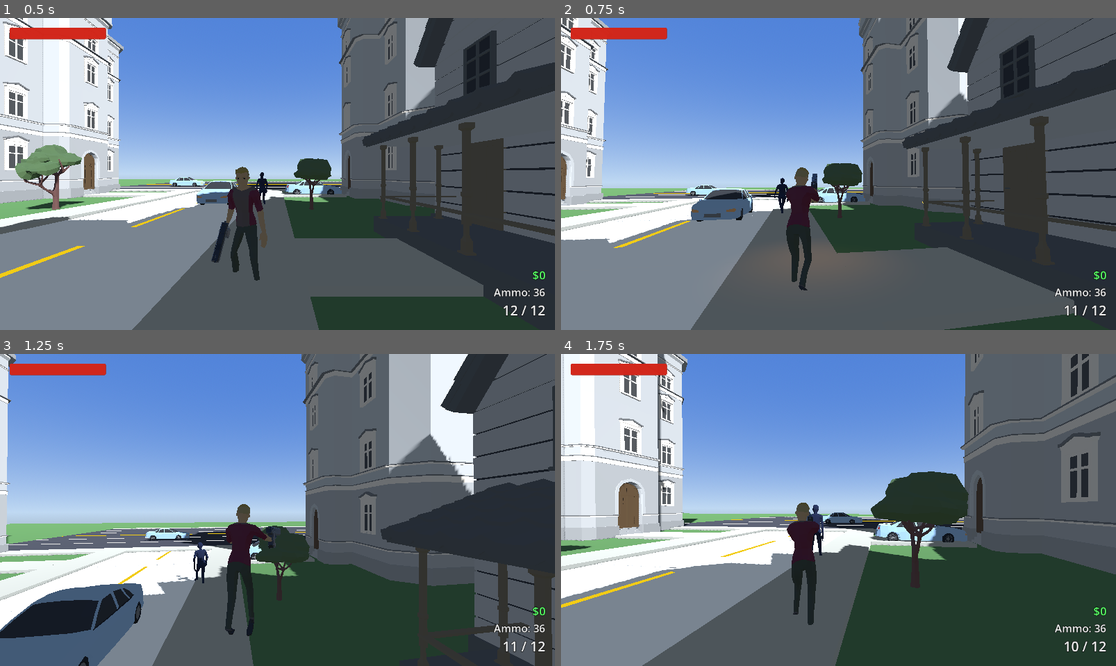
Above: before the commit, frames 1-4 (two rows, left to right).
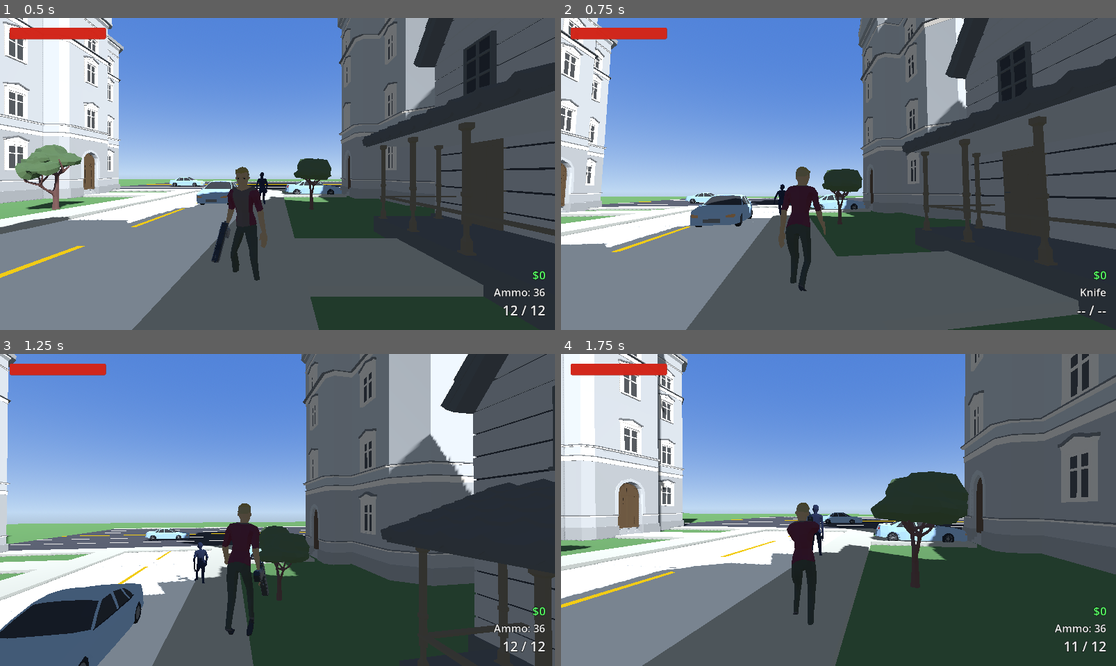
Above: after the commit, the same moments.

Repository: xena3222121/GTACloneAJFORK
Game: Godot game, scene res://scenes/World.tscn
The game is run twice, just before and just after one commit, with the same random seed, the same clock (stepped at 60 frames per second) and the same inputs.
Inputs (mouse positions are in pixels of both pictures, inside the frame that each line leads up to):
- Up to frame 1 (0.5 s): no input
- Up to frame 2 (0.75 s): tap Enter at 0.5 s; move the mouse to (866, 174) at 0.52 s; hold W from 0.53 s (still down); tap 1 at 0.6 s; click (866, 174) at 0.67 s
- Up to frame 3 (1.25 s): keep holding W; tap Space at 0.77 s; tap 2 at 0.8 s
- Up to frame 4 (1.75 s): keep holding W; move the mouse to (810, 510) at 1.27 s; tap 2 at 1.35 s; click (810, 510) at 1.42 s; tap Space at 1.52 s; tap 3 at 1.55 s

Frame 1 is identical in both runs. In frame 2, 12% of the frame differs, in the area x 0-100%, y 0-100%; in frame 3, 0.7%; in frame 4, less than 0.1%.

Commit message:
Add a 4-slot weapon system: knife, pistol, shotgun, Mac-10
- Weapon slots on keys 1-4: knife (melee, no ammo), pistol (already
  owned), shotgun and Mac-10 (world pickups, auto-equip + load the mag
  on first pickup so it's ready to fire immediately)
- Each weapon has its own ammo pool; switching weapons doesn't touch
  the others' ammo
- Shotgun fires a multi-pellet spread; Mac-10 is full-auto (fires
  while held, not just on click) with a high mag size/fire rate
- Shotgun/Mac-10 reuse the pistol's viewmodel (no separate weapon
  assets exist) but get their own color tint when equipped
- Also fixed a real pre-existing bug found while placing the new
  pickups: World.tscn had two Player and two Car nodes both
  instanced at the same transform (already present in Tim's original
  commit, not something I introduced) - removed the duplicate

Diff:
--- /dev/null
+++ b/scenes/Mac10Pickup.tscn
@@ -0,0 +1,28 @@
+[gd_scene load_steps=5 format=3]
+
+[ext_resource type="Script" path="res://scripts/weapon_pickup.gd" id="1"]
+
+[sub_resource type="StandardMaterial3D" id="StandardMaterial3D_mac10"]
+shading_mode = 0
+albedo_color = Color(0.12, 0.12, 0.14, 1)
+emission_enabled = true
+emission = Color(0.3, 0.6, 1, 1)
+emission_energy_multiplier = 1.2
+
+[sub_resource type="BoxMesh" id="BoxMesh_mac10"]
+material = SubResource("StandardMaterial3D_mac10")
+size = Vector3(0.4, 0.16, 0.14)
+
+[sub_resource type="SphereShape3D" id="SphereShape3D_mac10"]
+radius = 0.5
+
+[node name="Mac10Pickup" type="Area3D"]
+script = ExtResource("1")
+weapon = "mac10"
+amount = 60
+
+[node name="CollisionShape3D" type="CollisionShape3D" parent="."]
+shape = SubResource("SphereShape3D_mac10")
+
+[node name="Mesh" type="MeshInstance3D" parent="."]
+mesh = SubResource("BoxMesh_mac10")
--- /dev/null
+++ b/scenes/ShotgunPickup.tscn
@@ -0,0 +1,28 @@
+[gd_scene load_steps=5 format=3]
+
+[ext_resource type="Script" path="res://scripts/weapon_pickup.gd" id="1"]
+
+[sub_resource type="StandardMaterial3D" id="StandardMaterial3D_shotgun"]
+shading_mode = 0
+albedo_color = Color(0.15, 0.13, 0.1, 1)
+emission_enabled = true
+emission = Color(1, 0.55, 0.2, 1)
+emission_energy_multiplier = 1.2
+
+[sub_resource type="BoxMesh" id="BoxMesh_shotgun"]
+material = SubResource("StandardMaterial3D_shotgun")
+size = Vector3(0.55, 0.16, 0.22)
+
+[sub_resource type="SphereShape3D" id="SphereShape3D_shotgun"]
+radius = 0.5
+
+[node name="ShotgunPickup" type="Area3D"]
+script = ExtResource("1")
+weapon = "shotgun"
+amount = 16
+
+[node name="CollisionShape3D" type="CollisionShape3D" parent="."]
+shape = SubResource("SphereShape3D_shotgun")
+
+[node name="Mesh" type="MeshInstance3D" parent="."]
+mesh = SubResource("BoxMesh_shotgun")
--- a/scenes/World.tscn
+++ b/scenes/World.tscn
@@ -19,6 +19,8 @@
 [ext_resource type="PackedScene" path="res://scenes/TreeCommon2.tscn" id="20"]
 [ext_resource type="PackedScene" path="res://scenes/TreeCommon3.tscn" id="21"]
 [ext_resource type="PackedScene" path="res://scenes/Police.tscn" id="22"]
+[ext_resource type="PackedScene" path="res://scenes/ShotgunPickup.tscn" id="23"]
+[ext_resource type="PackedScene" path="res://scenes/Mac10Pickup.tscn" id="24"]
 
 [sub_resource type="ProceduralSkyMaterial" id="ProceduralSkyMaterial_1"]
 sky_top_color = Color(0.3, 0.5, 0.85, 1)
@@ -1129,13 +1131,6 @@
 [node name="NPC9" parent="NPCsB" instance=ExtResource("7")]
 transform = Transform3D(1, 0, 0, 0, 1, 0, 0, 0, 1, 60, 0.1, 37)
 
-[node name="Player" parent="." instance=ExtResource("1")]
-transform = Transform3D(1, 0, 0, 0, 1, 0, 0, 0, 1, 3.9, 1, -27)
-
-[node name="Car" parent="." instance=ExtResource("2")]
-transform = Transform3D(1, 0, 0, 0, 1, 0, 0, 0, 1, 0, 0.1, -24)
-
-
 [node name="Police" type="Node3D" parent="."]
 
 [node name="Police1" parent="Police" instance=ExtResource("22")]
@@ -1150,6 +1145,12 @@
 [node name="Police4" parent="Police" instance=ExtResource("22")]
 transform = Transform3D(1, 0, 0, 0, 1, 0, 0, 0, 1, 20, 0.1, 46)
 
+[node name="ShotgunPickup" parent="." instance=ExtResource("23")]
+transform = Transform3D(1, 0, 0, 0, 1, 0, 0, 0, 1, 2, 0.4, -20)
+
+[node name="Mac10Pickup" parent="." instance=ExtResource("24")]
+transform = Transform3D(1, 0, 0, 0, 1, 0, 0, 0, 1, -2, 0.4, -20)
+
 [node name="Player" parent="." unique_id=821898990 instance=ExtResource("1")]
 transform = Transform3D(1, 0, 0, 0, 1, 0, 0, 0, 1, 3.9, 1, -27)
 
--- a/scripts/player.gd
+++ b/scripts/player.gd
@@ -1,12 +1,14 @@
 extends CharacterBody3D
+
+enum Weapon { KNIFE, PISTOL, SHOTGUN, MAC10 }
 
 const WALK_SPEED := 5.0
 const SPRINT_SPEED := 8.5
 const JUMP_VELOCITY := 5.5
 const MOUSE_SENSITIVITY := 0.003
-const GUN_DAMAGE := 25.0
+const PISTOL_DAMAGE := 25.0
 const INTERACT_RANGE := 3.0
-const FIRE_COOLDOWN := 0.12
+const PISTOL_FIRE_COOLDOWN := 0.12
 const MUZZLE_FLASH_TIME := 0.08
 const MAX_HEALTH := 100.0
 # Verified by rendering a sweep of values, not assumed: the SpringArm3D
@@ -36,10 +38,34 @@
 # look wrong (pointing sideways/up) whenever those animations were active.
 const PISTOL_ANIMS := ["Pistol_Idle", "Pistol_Shoot", "Pistol_Reload", "Pistol_Aim_Neutral", "Idle", "Walk"]
 
-const MAG_SIZE := 12
+const PISTOL_MAG_SIZE := 12
 const STARTING_RESERVE_AMMO := 36
-const RELOAD_TIME := 1.6
+const PISTOL_RELOAD_TIME := 1.6
 const RECOIL_KICK := 0.05
+
+const MELEE_RANGE := 2.2
+const MELEE_DAMAGE := 35.0
+const MELEE_COOLDOWN := 0.6
+const MELEE_RECOIL_KICK := 0.12
+
+# The shotgun and Mac-10 both reuse the pistol's viewmodel and animations
+# (there's no separate weapon model in the project's assets) - each is given
+# a different tint on pickup as the only visual differentiator, and is
+# differentiated for real by its fire behavior/ammo pool instead.
+const SHOTGUN_PELLET_DAMAGE := 9.0
+const SHOTGUN_PELLET_COUNT := 8
+const SHOTGUN_SPREAD_DEGREES := 6.0
+const SHOTGUN_FIRE_COOLDOWN := 0.9
+const SHOTGUN_MAG_SIZE := 6
+const SHOTGUN_RELOAD_TIME := 2.2
+const SHOTGUN_PICKUP_AMMO := 16
+
+const MAC10_DAMAGE := 14.0
+const MAC10_FIRE_COOLDOWN := 0.08
+const MAC10_MAG_SIZE := 30
+const MAC10_RELOAD_TIME := 1.8
+const MAC10_PICKUP_AMMO := 60
+
 const RECOIL_RECOVERY := 9.0
 const TURN_SPEED := 12.0
 const AIM_TURN_SPEED := 20.0
@@ -119,8 +145,15 @@
 var dead := false
 var death_cam_zooming := false
 var recoil_pitch := 0.0
-var ammo_in_mag := MAG_SIZE
-var reserve_ammo := STARTING_RESERVE_AMMO
+var current_weapon: int = Weapon.PISTOL
+var has_shotgun := false
+var has_mac10 := false
+var pistol_ammo_in_mag := PISTOL_MAG_SIZE
+var pistol_reserve_ammo := STARTING_RESERVE_AMMO
+var shotgun_ammo_in_mag := 0
+var shotgun_reserve_ammo := 0
+var mac10_ammo_in_mag := 0
+var mac10_reserve_ammo := 0
 var money := 0
 var reload_timer := 0.0
 var loco_blend := 0.0
@@ -311,11 +344,7 @@
 		if Input.mouse_mode != Input.MOUSE_MODE_CAPTURED:
 			Input.mouse_mode = Input.MOUSE_MODE_CAPTURED
 		elif not driving and fire_cooldown <= 0.0 and reload_timer <= 0.0:
-			if ammo_in_mag > 0:
-				shoot()
-				fire_cooldown = FIRE_COOLDOWN
-			else:
-				_play_empty_click()
+			_try_fire()
 
 	if event is InputEventMouseButton and event.button_index == MOUSE_BUTTON_RIGHT:
 		aiming = event.pressed and not driving and Input.mouse_mode == Input.MOUSE_MODE_CAPTURED
@@ -324,6 +353,19 @@
 	if event is InputEventKey and event.pressed and event.keycode == KEY_R:
 		if not driving:
 			reload()
+
+	if event is InputEventKey and event.pressed and event.keycode == KEY_1:
+		if not driving:
+			switch_weapon(Weapon.KNIFE)
+	if event is InputEventKey and event.pressed and event.keycode == KEY_2:
+		if not driving:
+			switch_weapon(Weapon.PISTOL)
+	if event is InputEventKey and event.pressed and event.keycode == KEY_3:
+		if not driving:
+			switch_weapon(Weapon.SHOTGUN)
+	if event is InputEventKey and event.pressed and event.keycode == KEY_4:
+		if not driving:
+			switch_weapon(Weapon.MAC10)
 
 	if event is InputEventKey and event.pressed and event.keycode == KEY_E:
 		if driving:
@@ -349,6 +391,13 @@
 		global_position = driving.driver_seat.global_position
 		velocity = Vector3.ZERO
 		return
+
+	# Mac-10 is full-auto: keeps firing while held, unlike the click-to-fire
+	# pistol/shotgun/knife (handled in _unhandled_input on the press event).
+	if current_weapon == Weapon.MAC10 and Input.mouse_mode == Input.MOUSE_MODE_CAPTURED \
+			and Input.is_mouse_button_pressed(MOUSE_BUTTON_LEFT) \
+			and fire_cooldown <= 0.0 and reload_timer <= 0.0:
+		_try_fire()
 
 	if not is_on_floor():
 		velocity.y -= gravity * delta
@@ -401,11 +450,129 @@
 
 	move_and_slide()
 
+func _mag_size() -> int:
+	match current_weapon:
+		Weapon.SHOTGUN: return SHOTGUN_MAG_SIZE
+		Weapon.MAC10: return MAC10_MAG_SIZE
+		_: return PISTOL_MAG_SIZE
+
+func _fire_cooldown_time() -> float:
+	match current_weapon:
+		Weapon.SHOTGUN: return SHOTGUN_FIRE_COOLDOWN
+		Weapon.MAC10: return MAC10_FIRE_COOLDOWN
+		_: return PISTOL_FIRE_COOLDOWN
+
+func _reload_time_for_current() -> float:
+	match current_weapon:
+		Weapon.SHOTGUN: return SHOTGUN_RELOAD_TIME
+		Weapon.MAC10: return MAC10_RELOAD_TIME
+		_: return PISTOL_RELOAD_TIME
+
+func _current_ammo_in_mag() -> int:
+	match current_weapon:
+		Weapon.SHOTGUN: return shotgun_ammo_in_mag
+		Weapon.MAC10: return mac10_ammo_in_mag
+		_: return pistol_ammo_in_mag
+
+func _set_current_ammo_in_mag(value: int) -> void:
+	match current_weapon:
+		Weapon.SHOTGUN: shotgun_ammo_in_mag = value
+		Weapon.MAC10: mac10_ammo_in_mag = value
+		_: pistol_ammo_in_mag = value
+
+func _current_reserve_ammo() -> int:
+	match current_weapon:
+		Weapon.SHOTGUN: return shotgun_reserve_ammo
+		Weapon.MAC10: return mac10_reserve_ammo
+		_: return pistol_reserve_ammo
+
+func _set_current_reserve_ammo(value: int) -> void:
+	match current_weapon:
+		Weapon.SHOTGUN: shotgun_reserve_ammo = value
+		Weapon.MAC10: mac10_reserve_ammo = value
+		_: pistol_reserve_ammo = value
+
+func _has_weapon(weapon: int) -> bool:
+	match weapon:
+		Weapon.SHOTGUN: return has_shotgun
+		Weapon.MAC10: return has_mac10
+		_: return true
+
+func switch_weapon(weapon: int) -> void:
+	if weapon == current_weapon or not _has_weapon(weapon):
+		return
+	if reload_timer > 0.0:
+		return
+	current_weapon = weapon
+	var tint = null
+	match weapon:
+		Weapon.SHOTGUN: tint = Color(0.55, 0.4, 0.15)
+		Weapon.MAC10: tint = Color(0.15, 0.15, 0.18)
+	_tint_gun_viewmodel(tint)
+	gun_viewmodel.visible = weapon != Weapon.KNIFE
+	_update_ammo_label()
+	_update_reserve_ammo_label()
+
+func _tint_gun_viewmodel(color) -> void:
+	var meshes: Array = gun_viewmodel.find_children("*", "MeshInstance3D", true, false)
+	for m in meshes:
+		var mesh_inst: MeshInstance3D = m
+		if not mesh_inst.mesh:
+			continue
+		var mat: StandardMaterial3D = null
+		if color != null:
+			mat = StandardMaterial3D.new()
+			mat.albedo_color = color
+			mat.roughness = 0.5
+		for i in range(mesh_inst.mesh.get_surface_count()):
+			mesh_inst.set_surface_override_material(i, mat)
+
+# Dispatches the left-click / auto-fire action for whichever weapon is
+# currently equipped: melee for the knife (no ammo), otherwise fire if the
+# mag has rounds, otherwise a dry-fire click.
+func _try_fire() -> void:
+	if current_weapon == Weapon.KNIFE:
+		melee_attack()
+		fire_cooldown = MELEE_COOLDOWN
+		return
+	if _current_ammo_in_mag() > 0:
+		shoot()
+		fire_cooldown = _fire_cooldown_time()
+	else:
+		_play_empty_click()
+		fire_cooldown = _fire_cooldown_time()
+
+func _spread_direction(forward: Vector3, max_degrees: float) -> Vector3:
+	var basis := Basis.looking_at(forward, Vector3.UP) if forward != Vector3.UP and forward != -Vector3.UP else Basis()
+	var yaw_deg := randf_range(-max_degrees, max_degrees)
+	var pitch_deg := randf_range(-max_degrees, max_degrees)
+	var spread_basis := basis.rotated(basis.y, deg_to_rad(yaw_deg))
+	spread_basis = spread_basis.rotated(spread_basis.x, deg_to_rad(pitch_deg))
+	return -spread_basis.z.normalized()
+
+func _fire_ray(origin: Vector3, forward: Vector3, damage: float) -> void:
+	var query := PhysicsRayQueryParameters3D.create(origin, origin + forward * RAY_LENGTH)
+	query.exclude = [self.get_rid()]
+	var result: Dictionary = get_world_3d().direct_space_state.intersect_ray(query)
+
+	if result:
+		var point: Vector3 = result.position
+		var hit: Object = result.collider
+		var is_damageable: bool = hit and hit.has_method("take_damage")
+
+		var fx: Node3D = IMPACT_HIT.instantiate() if is_damageable else IMPACT_EFFECT.instantiate()
+		get_tree().current_scene.add_child(fx)
+		fx.global_position = point
+
+		if is_damageable:
+			hit.take_damage(damage, point)
+			crosshair.flash_hit()
+
 func shoot() -> void:
 	gunshot_player.play()
 	_flash_muzzle()
 
-	ammo_in_mag -= 1
+	_set_current_ammo_in_mag(_current_ammo_in_mag() - 1)
 	_update_ammo_label()
 
 	recoil_pitch += RECOIL_KICK
@@ -425,44 +592,38 @@
 	else:
 		origin = muzzle_point.global_position
 		forward = model.global_transform.basis.z.normalized()
-	var query := PhysicsRayQueryParameters3D.create(origin, origin + forward * RAY_LENGTH)
-	query.exclude = [self.get_rid()]
-	var result: Dictionary = get_world_3d().direct_space_state.intersect_ray(query)
-
-	if result:
-		var point: Vector3 = result.position
-		var hit: Object = result.collider
-		var is_damageable: bool = hit and hit.has_method("take_damage")
-
-		var fx: Node3D = IMPACT_HIT.instantiate() if is_damageable else IMPACT_EFFECT.instantiate()
-		get_tree().current_scene.add_child(fx)
-		fx.global_position = point
-
-		if is_damageable:
-			hit.take_damage(GUN_DAMAGE, point)
-			crosshair.flash_hit()
+
+	if current_weapon == Weapon.SHOTGUN:
+		for i in range(SHOTGUN_PELLET_COUNT):
+			_fire_ray(origin, _spread_direction(forward, SHOTGUN_SPREAD_DEGREES), SHOTGUN_PELLET_DAMAGE)
+	elif current_weapon == Weapon.MAC10:
+		_fire_ray(origin, forward, MAC10_DAMAGE)
+	else:
+		_fire_ray(origin, forward, PISTOL_DAMAGE)
 
 func reload() -> void:
-	if reload_timer > 0.0 or ammo_in_mag >= MAG_SIZE or reserve_ammo <= 0:
-		return
-	reload_timer = RELOAD_TIME
+	if reload_timer > 0.0 or current_weapon == Weapon.KNIFE:
+		return
+	if _current_ammo_in_mag() >= _mag_size() or _current_reserve_ammo() <= 0:
+		return
+	reload_timer = _reload_time_for_current()
 	if has_reload_anim:
 		anim_tree["parameters/ReloadShot/request"] = AnimationNodeOneShot.ONE_SHOT_REQUEST_FIRE
-	await get_tree().create_timer(RELOAD_TIME).timeout
-	var needed: int = MAG_SIZE - ammo_in_mag
-	var taken: int = min(needed, reserve_ammo)
-	ammo_in_mag += taken
-	reserve_ammo -= taken
+	await get_tree().create_timer(reload_timer).timeout
+	var needed: int = _mag_size() - _current_ammo_in_mag()
+	var taken: int = min(needed, _current_reserve_ammo())
+	_set_current_ammo_in_mag(_current_ammo_in_mag() + taken)
+	_set_current_reserve_ammo(_current_reserve_ammo() - taken)
 	_update_ammo_label()
 	_update_reserve_ammo_label()
 
 func _update_ammo_label() -> void:
 	if ammo_label:
-		ammo_label.text = "%d / %d" % [ammo_in_mag, MAG_SIZE]
+		ammo_label.text = "-- / --" if current_weapon == Weapon.KNIFE else "%d / %d" % [_current_ammo_in_mag(), _mag_size()]
 
 func _update_reserve_ammo_label() -> void:
 	if reserve_ammo_label:
-		reserve_ammo_label.text = "Ammo: %d" % reserve_ammo
+		reserve_ammo_label.text = "Knife" if current_weapon == Weapon.KNIFE else "Ammo: %d" % _current_reserve_ammo()
 
 func _update_money_label() -> void:
 	if money_label:
@@ -472,8 +633,35 @@
 	money += amount
 	_update_money_label()
 
-func add_ammo(amount: int) -> void:
-	reserve_ammo += amount
+# weapon: "pistol" (default), "shotgun", or "mac10". Picking up a weapon for
+# the first time grants it and auto-equips it; later pickups just add ammo.
+func add_ammo(amount: int, weapon: String = "pistol") -> void:
+	match weapon:
+		"shotgun":
+			var first_pickup := not has_shotgun
+			has_shotgun = true
+			if first_pickup:
+				# Load the mag straight away so a freshly picked-up weapon is
+				# immediately ready to fire instead of needing a manual reload first.
+				var to_mag: int = min(amount, SHOTGUN_MAG_SIZE)
+				shotgun_ammo_in_mag = to_mag
+				shotgun_reserve_ammo += amount - to_mag
+				switch_weapon(Weapon.SHOTGUN)
+			else:
+				shotgun_reserve_ammo += amount
+		"mac10":
+			var first_pickup := not has_mac10
+			has_mac10 = true
+			if first_pickup:
+				var to_mag: int = min(amount, MAC10_MAG_SIZE)
+				mac10_ammo_in_mag = to_mag
+				mac10_reserve_ammo += amount - to_mag
+				switch_weapon(Weapon.MAC10)
+			else:
+				mac10_reserve_ammo += amount
+		_:
+			pistol_reserve_ammo += amount
+	_update_ammo_label()
 	_update_reserve_ammo_label()
 
 func _play_empty_click() -> void:
@@ -481,6 +669,41 @@
 	gunshot_player.stream = stream
 	gunshot_player.play()
 	gunshot_player.stream = _make_gunshot_sound()
+
+# The knife (weapon slot 1) - no ammo cost, short range, fires via the same
+# left-click input as the guns (see _try_fire).
+func melee_attack() -> void:
+	var stream := _make_punch_sound()
+	gunshot_player.stream = stream
+	gunshot_player.play()
+	gunshot_player.stream = _make_gunshot_sound()
+
+	recoil_pitch += MELEE_RECOIL_KICK
+
+	var origin: Vector3
+	var forward: Vector3
+	if aiming:
+		origin = camera.global_position
+		forward = -camera.global_transform.basis.z.normalized()
+	else:
+		origin = muzzle_point.global_position
+		forward = model.global_transform.basis.z.normalized()
+	var query := PhysicsRayQueryParameters3D.create(origin, origin + forward * MELEE_RANGE)
+	query.exclude = [self.get_rid()]
+	var result: Dictionary = get_world_3d().direct_space_state.intersect_ray(query)
+
+	if result:
+		var point: Vector3 = result.position
+		var hit: Object = result.collider
+		var is_damageable: bool = hit and hit.has_method("take_damage")
+
+		var fx: Node3D = IMPACT_HIT.instantiate() if is_damageable else IMPACT_EFFECT.instantiate()
+		get_tree().current_scene.add_child(fx)
+		fx.global_position = point
+
+		if is_damageable:
+			hit.take_damage(MELEE_DAMAGE, point)
+			crosshair.flash_hit()
 
 func _flash_muzzle() -> void:
 	muzzle_flash.visible = true
@@ -517,6 +740,30 @@
 	stream.data = data
 	return stream
 
+func _make_punch_sound() -> AudioStreamWAV:
+	var mix_rate := 22050
+	var duration := 0.09
+	var sample_count := int(mix_rate * duration)
+	var data := PackedByteArray()
+	data.resize(sample_count * 2)
+	var rng := RandomNumberGenerator.new()
+	rng.seed = 99
+	var filtered := 0.0
+	for i in range(sample_count):
+		var t := float(i) / sample_count
+		var envelope: float = pow(1.0 - t, 3.0)
+		var noise := rng.randf_range(-1.0, 1.0)
+		# Heavier low-pass than the gunshot's for a dull thud instead of a crack.
+		filtered = filtered * 0.75 + noise * 0.25
+		var sample: float = clamp(filtered * envelope, -1.0, 1.0)
+		data.encode_s16(i * 2, int(sample * 32767.0))
+	var stream := AudioStreamWAV.new()
+	stream.format = AudioStreamWAV.FORMAT_16_BITS
+	stream.mix_rate = mix_rate
+	stream.stereo = false
+	stream.data = data
+	return stream
+
 func _make_click_sound() -> AudioStreamWAV:
 	var mix_rate := 22050
 	var duration := 0.045
--- /dev/null
+++ b/scripts/weapon_pickup.gd
@@ -0,0 +1,18 @@
+extends Area3D
+
+@export var weapon: String = "shotgun"
+@export var amount: int = 16
+
+@onready var mesh: MeshInstance3D = $Mesh
+
+func _ready() -> void:
+	body_entered.connect(_on_body_entered)
+	mesh.rotation.y = randf() * TAU
+
+func _process(delta: float) -> void:
+	mesh.rotation.y += delta * 1.5
+
+func _on_body_entered(body: Node3D) -> void:
+	if body.has_method("add_ammo"):
+		body.add_ammo(amount, weapon)
+		queue_free()
Not shown, added: scripts/weapon_pickup.gd.uid
